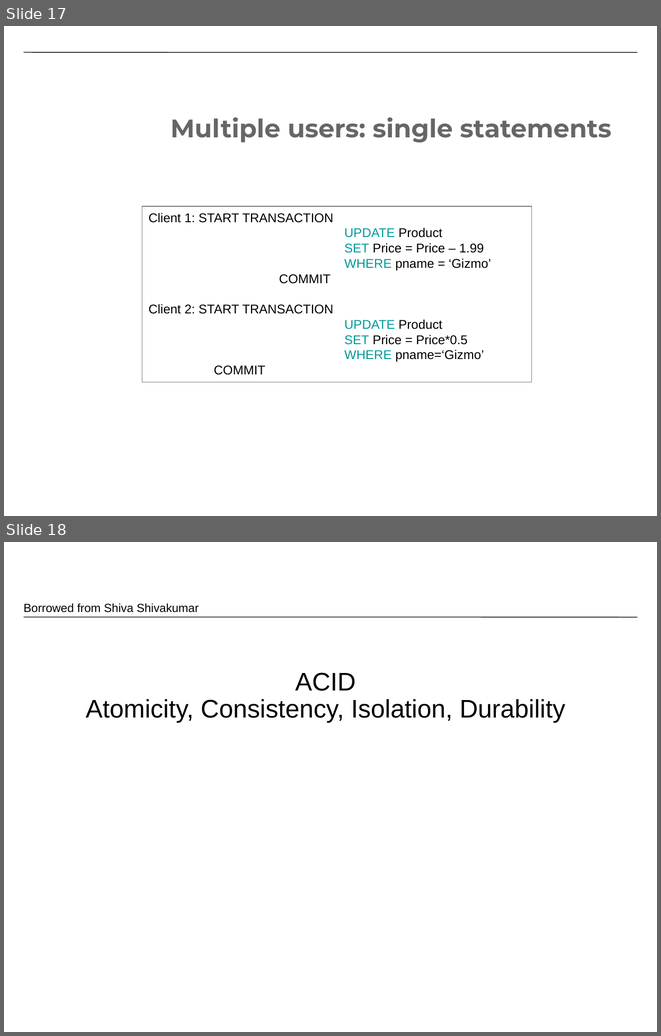
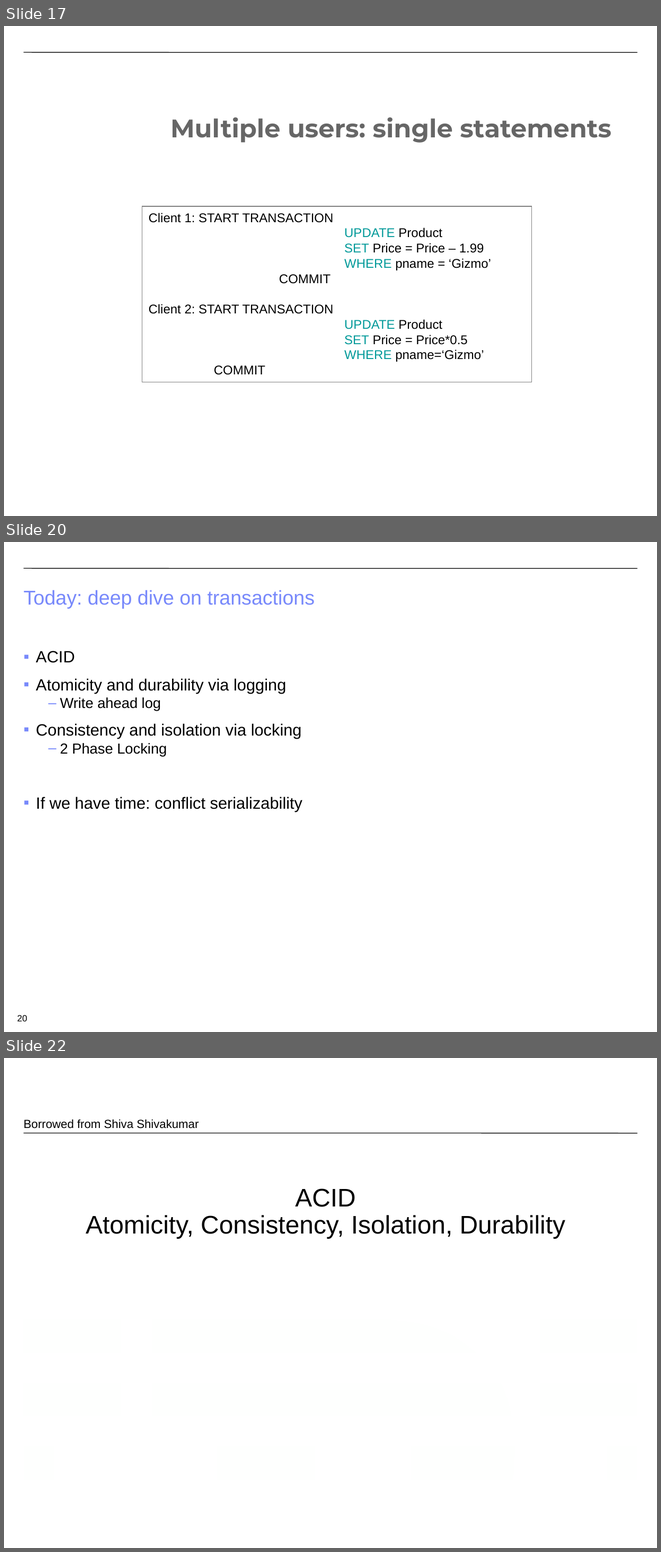
Before and after one commit to CS-W4121/cs-w4121.github.io, a slide deck: slides/Topic 3 - transactions and ACID.pptx. Shown one above the other, each under a label of ours: slides 17 and 18 before the commit, slides 17, 20 and 22 after it; the slides between them are not shown. The pictures are 661x1036 and 661x1552 pixels, drawn with LibreOffice and Linux fonts; fonts in the diff are those of the drawing; background and template pictures are left out. Boxes give left, top, right and bottom in pixels: in the first picture for what was removed or moved away, otherwise in the second. Text is boxed around its words. In the diff, an @@ line names an element or a change of style, - is before the commit and + after.

```diff
--- a/slides/Topic 3 - transactions and ACID.pptx
+++ b/slides/Topic 3 - transactions and ACID.pptx
@@ slide 20 added at (4,542,657,1032), background #FFFFFF; not listed: 1 template element that a slide beside it also shows @@
@@ title added at (24,590,315,609), 22 pt, text #7889FB @@
+Today: deep dive on transactions
@@ text added at (36,651,302,811), 18 pt, text #000000 @@
+▪ ACID
+▪ Atomicity and durability via logging
+  – Write ahead log
+▪ Consistency and isolation via locking
+  – 2 Phase Locking
+▪ If we have time: conflict serializability
@@ page number added at (17,1015,27,1021), 10 pt, text #000000 @@
+20
@@ what was slide 18 is now slide 22 @@
```
Also in this commit, not shown: 5 slides changed, 4 other slides added.
